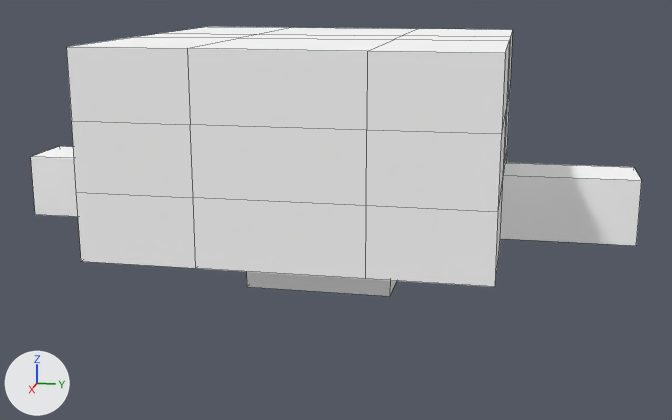
An edit to the Blender file Assets/Models/MVP_Map.blend, drawn before and after from the same camera.
Before and after are seen from a camera (50 mm lens) standing at (70.0, 15.0, 18.5) and looking at (-0.3, 0.9, 0.9). The lights are fixed; the arrows at lower left show +X, +Y and +Z. Mesh edges are drawn as thin lines.
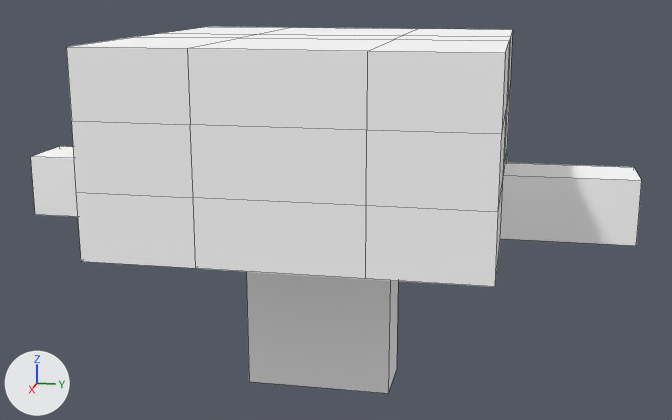
Where the change shows, as pixel boxes [x1, y1, x2, y2] in the pictures (672 x 420 px; the box of a moved part takes in the faces that stretch with it):
'Cube', reshaped (36% taller): before [31, 27, 642, 296]; after [31, 27, 642, 393]
part 1 of me_cube, moved or reshaped: before [247, 272, 396, 296]; after [247, 272, 398, 393]

Diff of the bpy script that builds the scene:
```diff
--- a/Assets/Models/MVP_Map.blend.py
+++ b/Assets/Models/MVP_Map.blend.py
@@ me_cube @@
 me_cube.from_pydata(...)  # 68 vertices, 66 faces; spans x -13.9..13.9, y -23.5..23.5, z -5.0..14.4
 # used by ob_cube; location = (0.0, 0.0, 0.0)
 # before: 64 (-2.5, -5.7, -5.0), 65 (-2.5, 5.7, -5.0), 66 (2.5, -5.7, -5.0) at pixel (246, 286), 67 (2.5, 5.7, -5.0) at pixel (389, 296)
+# me_cube part 1
+for i in [*range(64, 68)]: me_cube.vertices[i].co += Vector((0.0, 0.0, -8.1))
 me_cube.materials.append(mat_color)
```
